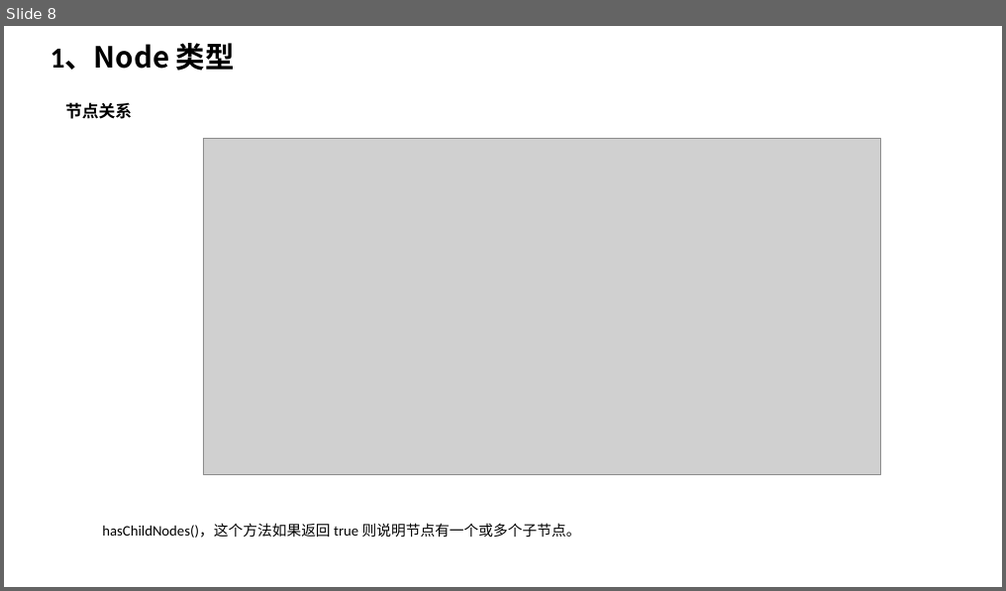
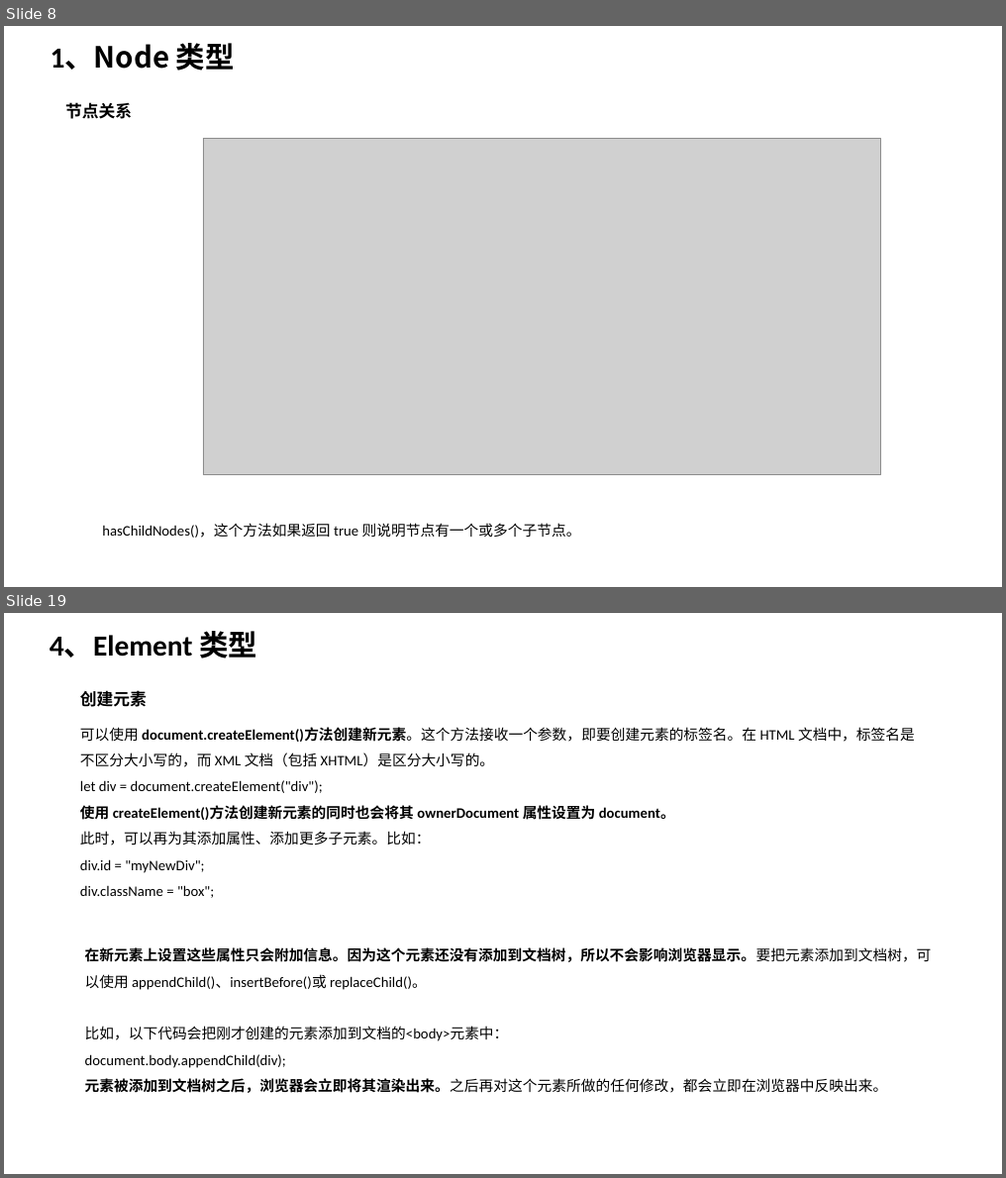
Before and after one commit to TshSophie/OnlineNotes, a slide deck: 读书笔记/JavaScript高级程序设计第四版 ppt版本/第十四章 DOM.pptx. Shown one above the other, each under a label of ours: slide 8 before the commit, slides 8 and 19 after it; the slides between them are not shown. The pictures are 1006x591 and 1006x1178 pixels, drawn with LibreOffice and Linux fonts; fonts in the diff are those of the drawing; grey boxes stand for pictures. Boxes give left, top, right and bottom in pixels: in the first picture for what was removed or moved away, otherwise in the second. Text is boxed around its words. In the diff, an @@ line names an element or a change of style, - is before the commit and + after.

```diff
--- a/读书笔记/JavaScript高级程序设计第四版 ppt版本/第十四章 DOM.pptx
+++ b/读书笔记/JavaScript高级程序设计第四版 ppt版本/第十四章 DOM.pptx
@@ slide 19 added at [4, 613, 1002, 1174], background #FFFFFF @@
@@ text added at [50, 631, 257, 659], 28 pt, text #000000, bold @@
+4、Element 类型
@@ text added at [80, 690, 147, 707], 16 pt, text #000000, bold @@
+创建元素
@@ text added at [80, 727, 915, 898], 14 pt, text #000000 @@
+可以使用 document.createElement()方法创建新元素。这个方法接收一个参数，即要创建元素的标签名。在 HTML 文档中，标签名是不区分大小写的，而 XML 文档（包括 XHTML）是区分大小写的。
+let div = document.createElement("div");
+使用 createElement()方法创建新元素的同时也会将其 ownerDocument 属性设置为 document。
+此时，可以再为其添加属性、添加更多子元素。比如：
+div.id = "myNewDiv";
+div.className = "box";
@@ text added at [85, 948, 932, 1093], 14 pt, text #000000 @@
+在新元素上设置这些属性只会附加信息。因为这个元素还没有添加到文档树，所以不会影响浏览器显示。要把元素添加到文档树，可以使用 appendChild()、insertBefore()或 replaceChild()。
+比如，以下代码会把刚才创建的元素添加到文档的<body>元素中：
+document.body.appendChild(div);
+元素被添加到文档树之后，浏览器会立即将其渲染出来。之后再对这个元素所做的任何修改，都会立即在浏览器中反映出来。
```
Also in this commit, not shown: 6 slides changed, 7 other slides added, 4 other files.
